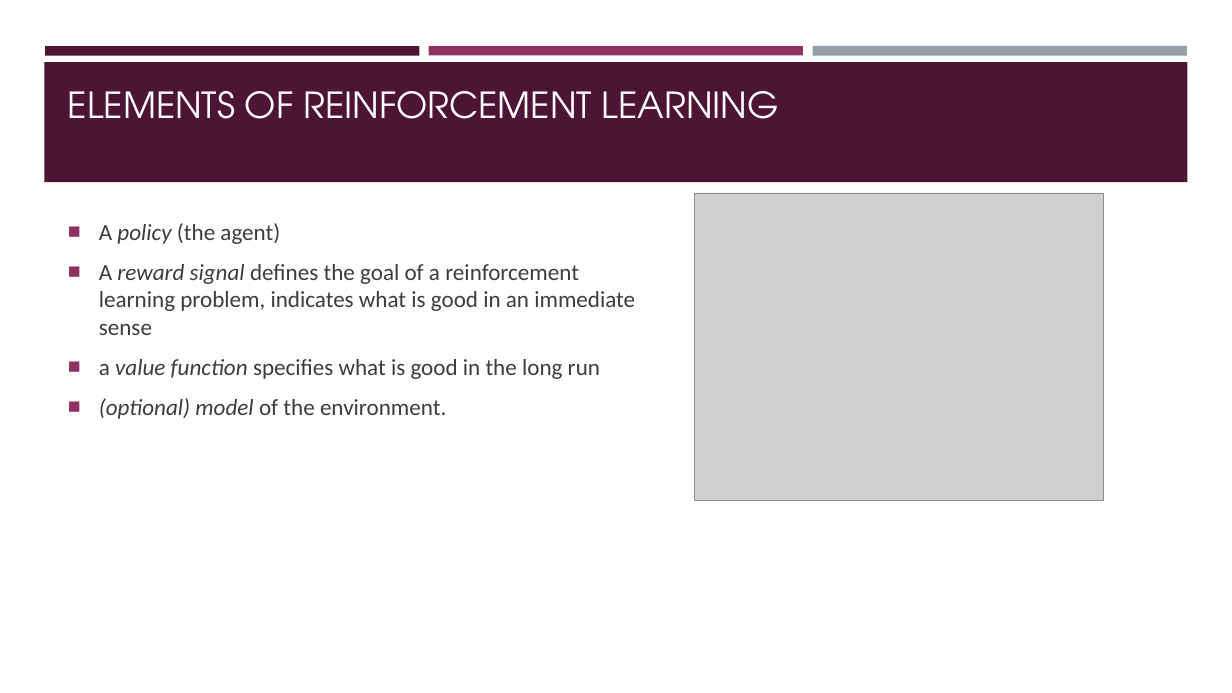
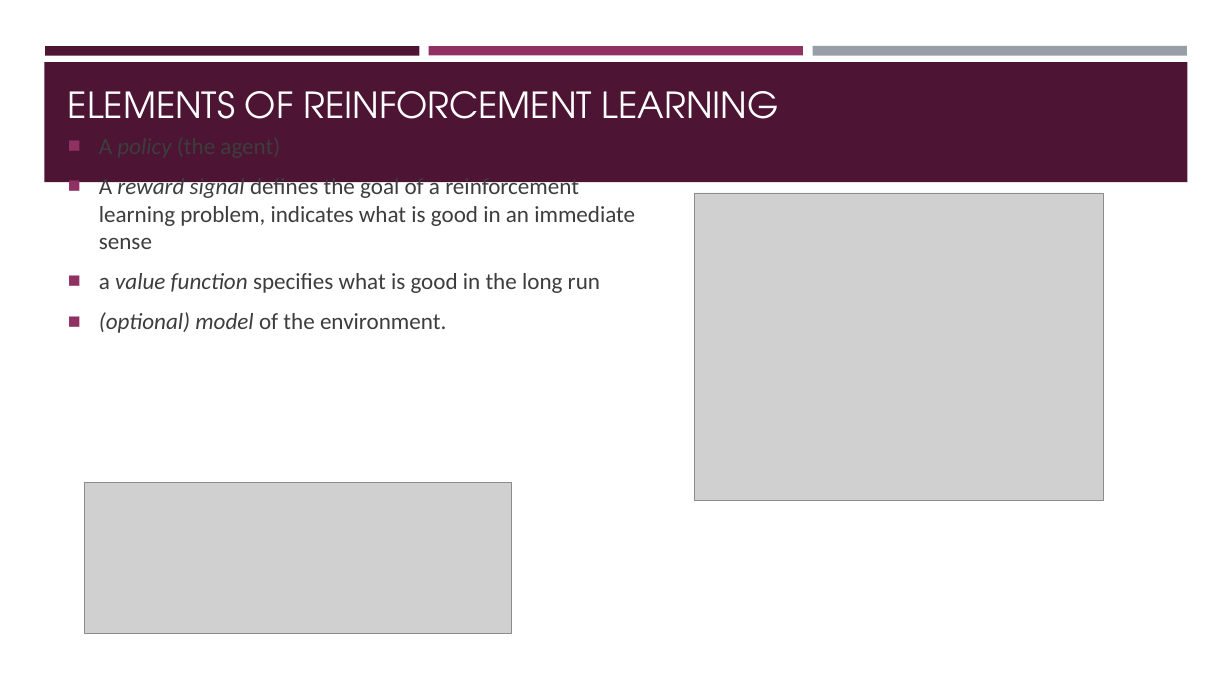
Before and after one commit to Boty22/Global-AI-Bootcamp-DRL, a slide deck: slide 9 of From RL to DRL.pptx. Drawn at 1232x693 pixels with LibreOffice and Linux fonts; fonts in the diff are those of the drawing; grey boxes stand for pictures. Boxes give left, top, right and bottom in pixels: in the first picture for what was removed or moved away, otherwise in the second. Text is boxed around its words. In the diff, an @@ line names an element or a change of style, - is before the commit and + after.

```diff
--- a/From RL to DRL.pptx
+++ b/From RL to DRL.pptx
@@ text "A policy (the agent)" at <box>99,174,635,333</box>: vertical alignment middle to top @@
@@ picture added at <box>84,482,512,633</box> @@
```
Also in this commit, not shown: 6 other slides changed, 2 other files.
